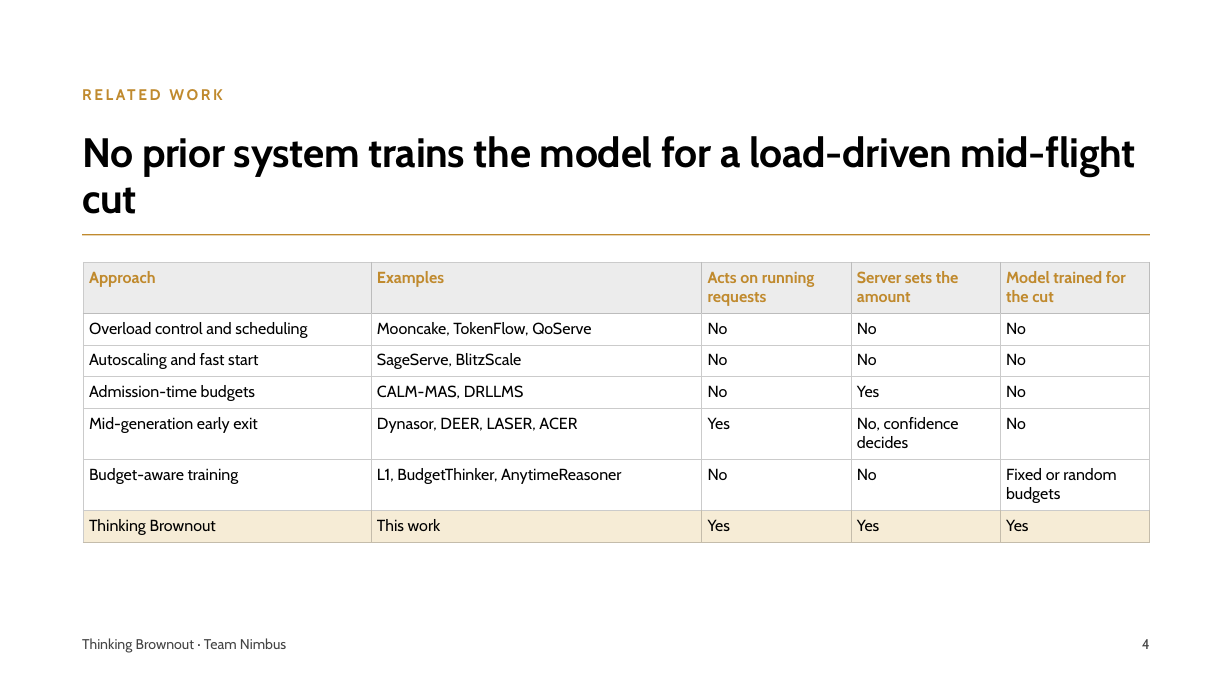
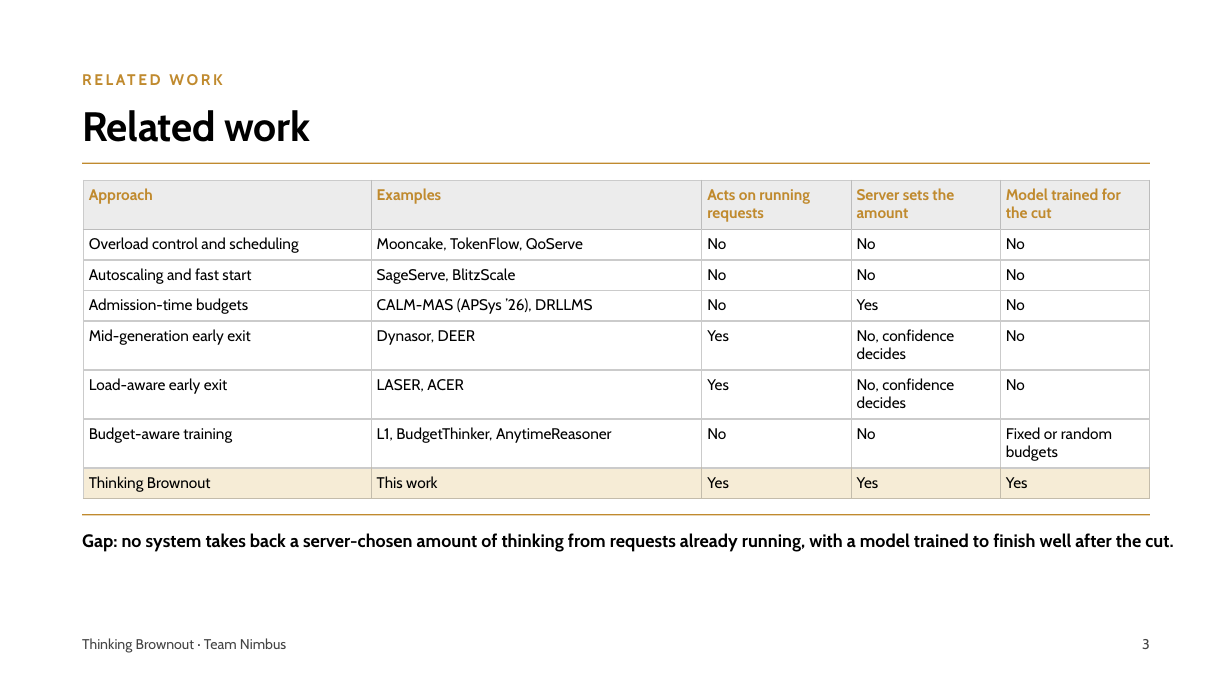
Before and after one commit to pyangyu/team1_nimbus_copy, a slide deck: slide 3 of Symposium Slides.pptx (slide 4 before the commit). Drawn at 1232x693 pixels with LibreOffice and Linux fonts; fonts in the diff are those of the drawing. Boxes give left, top, right and bottom in pixels: in the first picture for what was removed or moved away, otherwise in the second. Text is boxed around its words. In the diff, an @@ line names an element or a change of style, - is before the commit and + after.

Commit message:
Symposium Slides: intro rework, merged related work

```diff
--- a/Symposium Slides.pptx
+++ b/Symposium Slides.pptx
@@ text "RELATED WORK" moved from (x1=82, y1=82, x2=1182, y2=106) to (x1=82, y1=67, x2=1182, y2=91) @@
@@ title added at (x1=82, y1=110, x2=311, y2=142), 32 pt, text #000000, bold @@
+Related work
@@ title removed at (x1=82, y1=136, x2=1136, y2=214) @@
-No prior system trains the model for a load-driven mid-flight cut
@@ line moved from (82, 235) - (1150, 235) to (82, 164) - (1150, 164) @@
@@ table at (x1=83, y1=180, x2=1152, y2=498) @@
-row 4: Admission-time budgets | CALM-MAS, DRLLMS | No | Yes | No
-row 5: Mid-generation early exit | Dynasor, DEER, LASER, ACER | Yes | No, confidence decides | No
+row 4: Admission-time budgets | CALM-MAS (APSys ’26), DRLLMS | No | Yes | No
+row 5: Mid-generation early exit | Dynasor, DEER | Yes | No, confidence decides | No
+row 6: Load-aware early exit | LASER, ACER | Yes | No, confidence decides | No
@@ table resized from (x1=83, y1=262, x2=1152, y2=543) to (x1=83, y1=180, x2=1152, y2=498) @@
@@ line added from (82, 515) to (1150, 515), #C08A2E 1 pt @@
@@ text added at (x1=82, y1=533, x2=1173, y2=552), 14 pt, text #000000, bold @@
+Gap: no system takes back a server-chosen amount of thinking from requests already running, with a model trained to finish well after the cut.
@@ text at (x1=1142, y1=639, x2=1150, y2=649): text changed @@
-4
+3
```
Also in this commit, not shown: 5 other slides changed, 1 slide removed.
